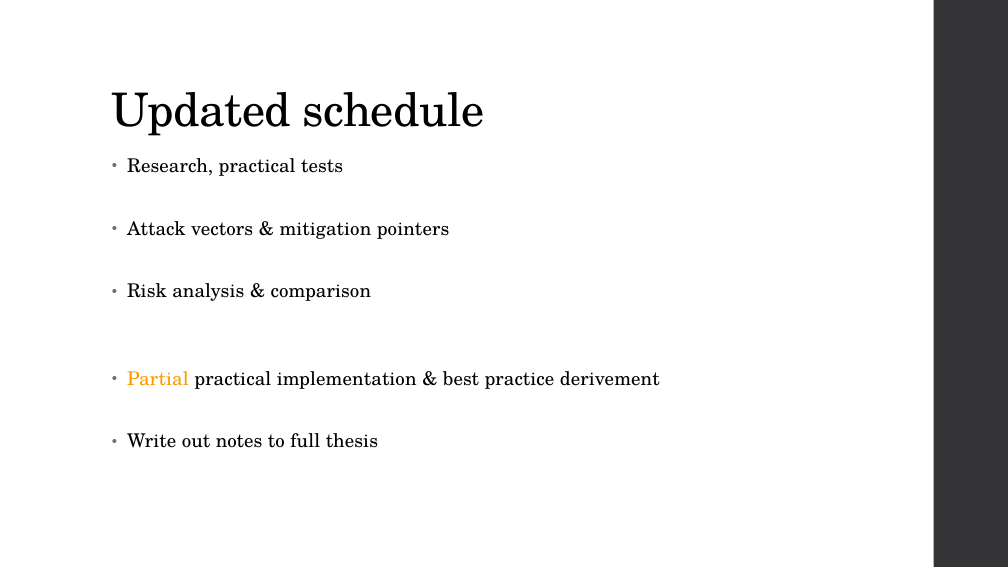
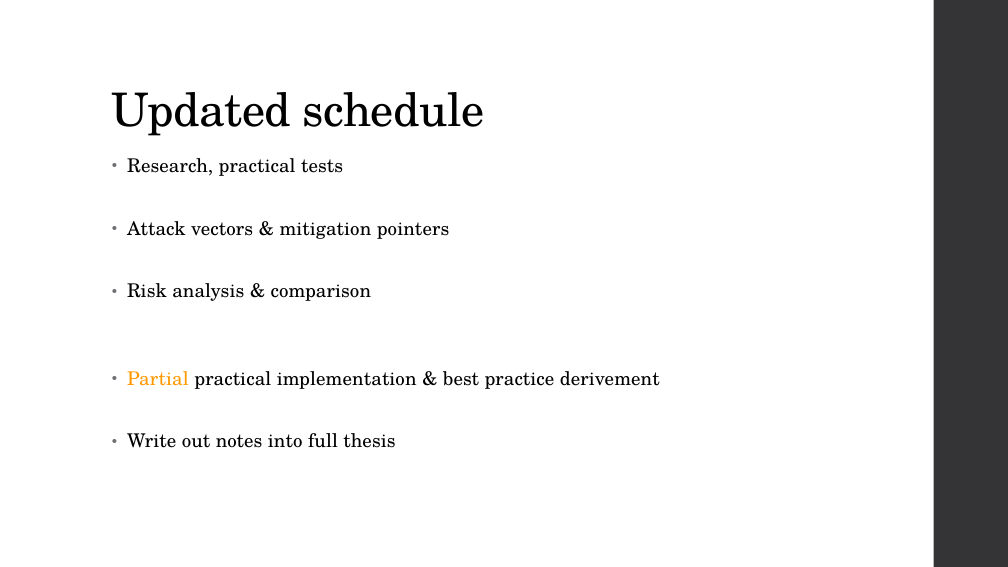
Before and after one commit to gramsimamsi/bachelorThesis, a slide deck: slide 7 of _defendense_presentation.pptx. Drawn at 1008x567 pixels with LibreOffice and Linux fonts; fonts in the diff are those of the drawing. Boxes give left, top, right and bottom in pixels: in the first picture for what was removed or moved away, otherwise in the second. Text is boxed around its words. In the diff, an @@ line names an element or a change of style, - is before the commit and + after.

```diff
--- a/_defendense_presentation.pptx
+++ b/_defendense_presentation.pptx
@@ text at [127,433,395,448]: text changed @@
-• Write out notes to full thesis
+• Write out notes into full thesis
```
Also in this commit, not shown: 1 slide added, 1 slide removed, 1 other file.
